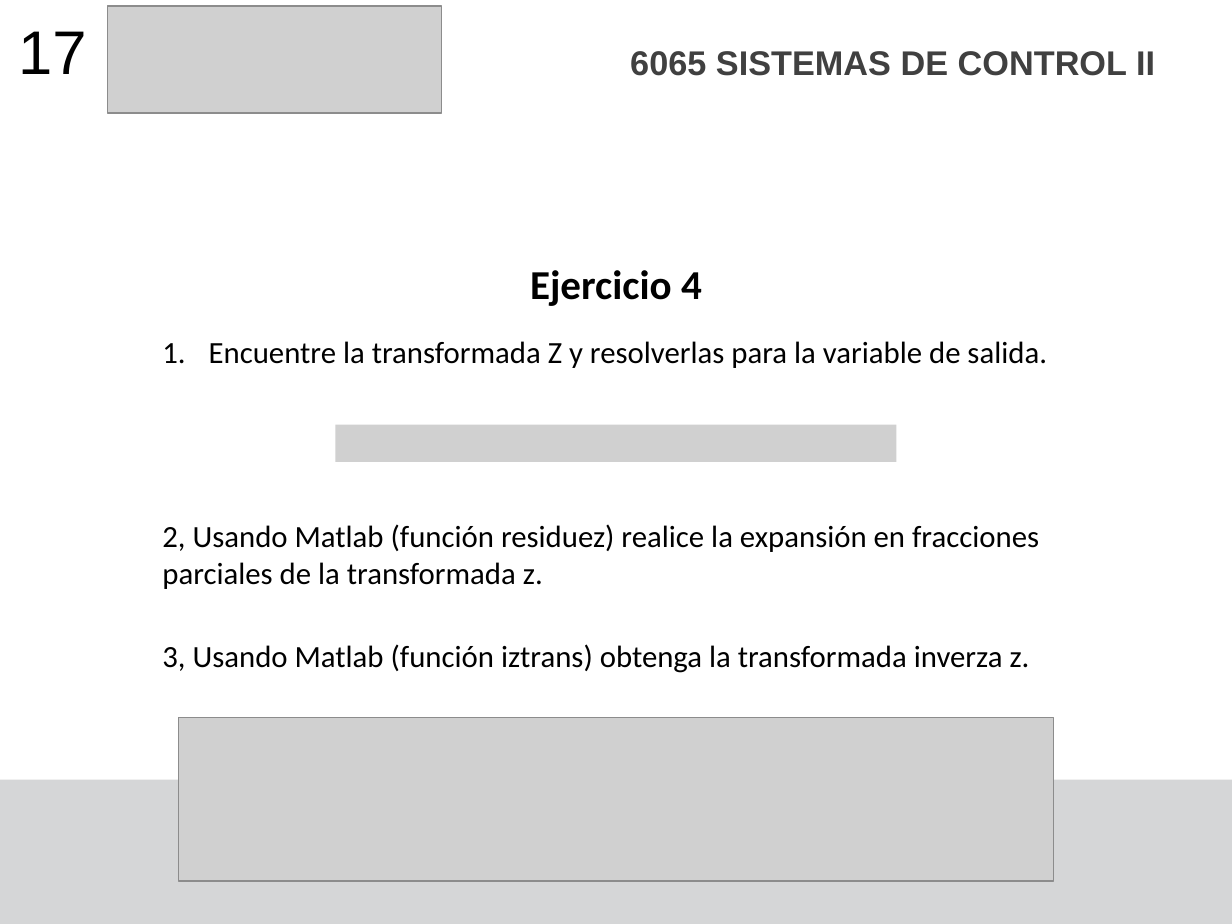
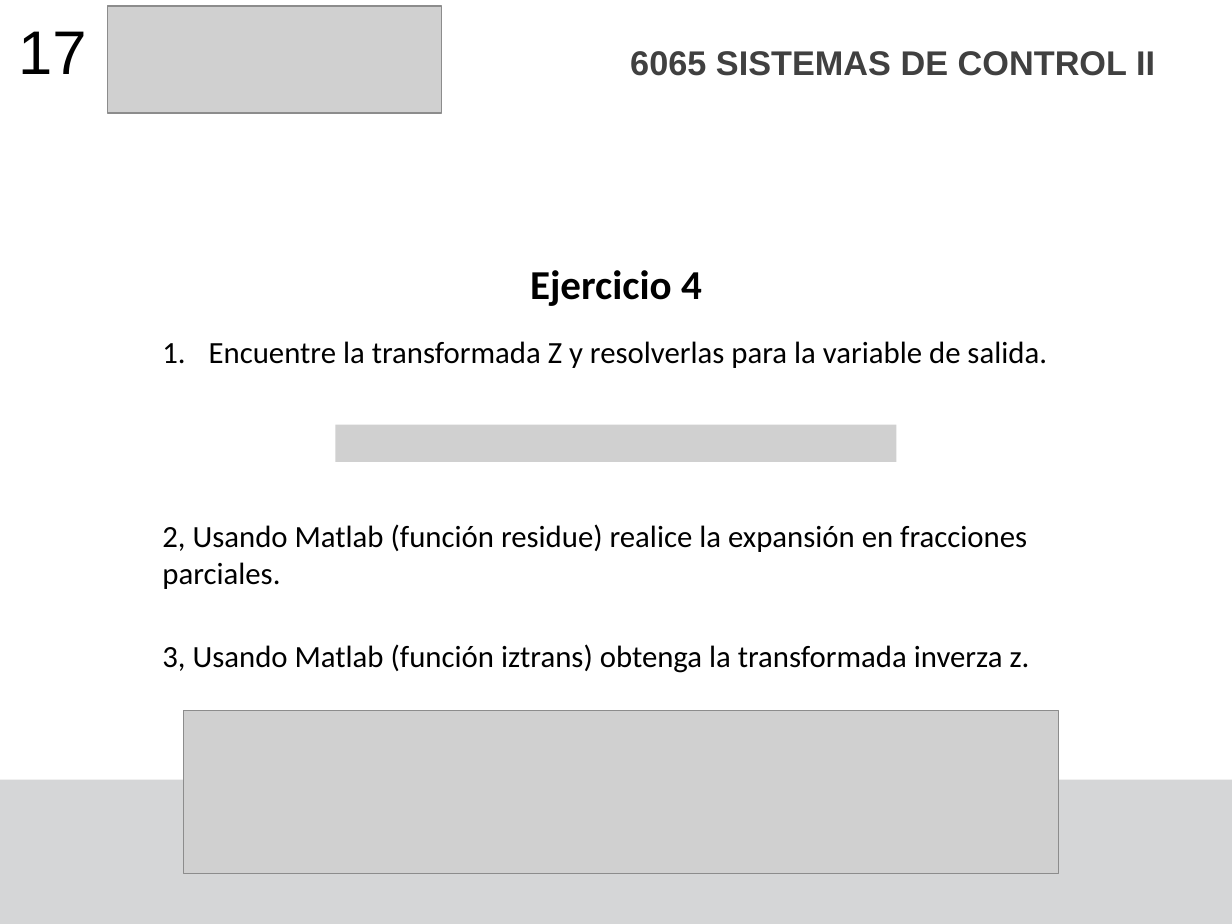
Before and after one commit to F4bian1012/Sistemas-de-Control-II---Ingenier-a-Mecatr-nica, a slide deck: slide 17 of Sesión_3/Representacion Sistemas Transformada Z.pptx. Drawn at 1232x924 pixels with LibreOffice and Linux fonts; fonts in the diff are those of the drawing; grey boxes stand for pictures. Boxes give left, top, right and bottom in pixels: in the first picture for what was removed or moved away, otherwise in the second. Text is boxed around its words. In the diff, an @@ line names an element or a change of style, - is before the commit and + after.

```diff
--- a/Sesión_3/Representacion Sistemas Transformada Z.pptx
+++ b/Sesión_3/Representacion Sistemas Transformada Z.pptx
@@ text at bbox=[162, 524, 1027, 589]: text changed @@
-2, Usando Matlab (función residuez) realice la expansión en fracciones parciales de la transformada z.
+2, Usando Matlab (función residue) realice la expansión en fracciones parciales.
@@ picture: place and size @@
-picture at bbox=[179, 717, 1055, 881]
+picture at bbox=[184, 711, 1060, 875]
```
Also in this commit, not shown: 1 other slide changed, 2 slides removed, 4 other files.
